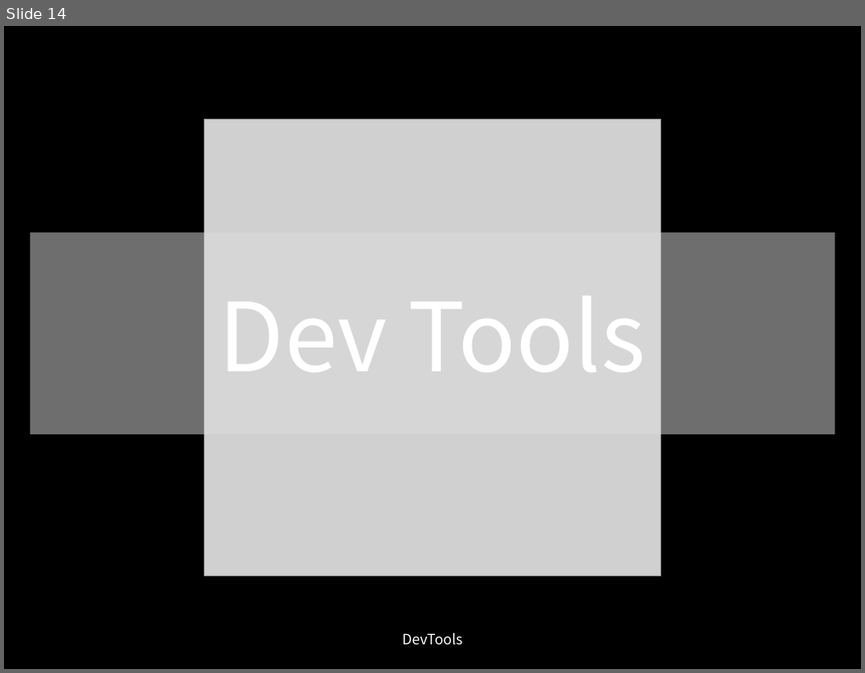
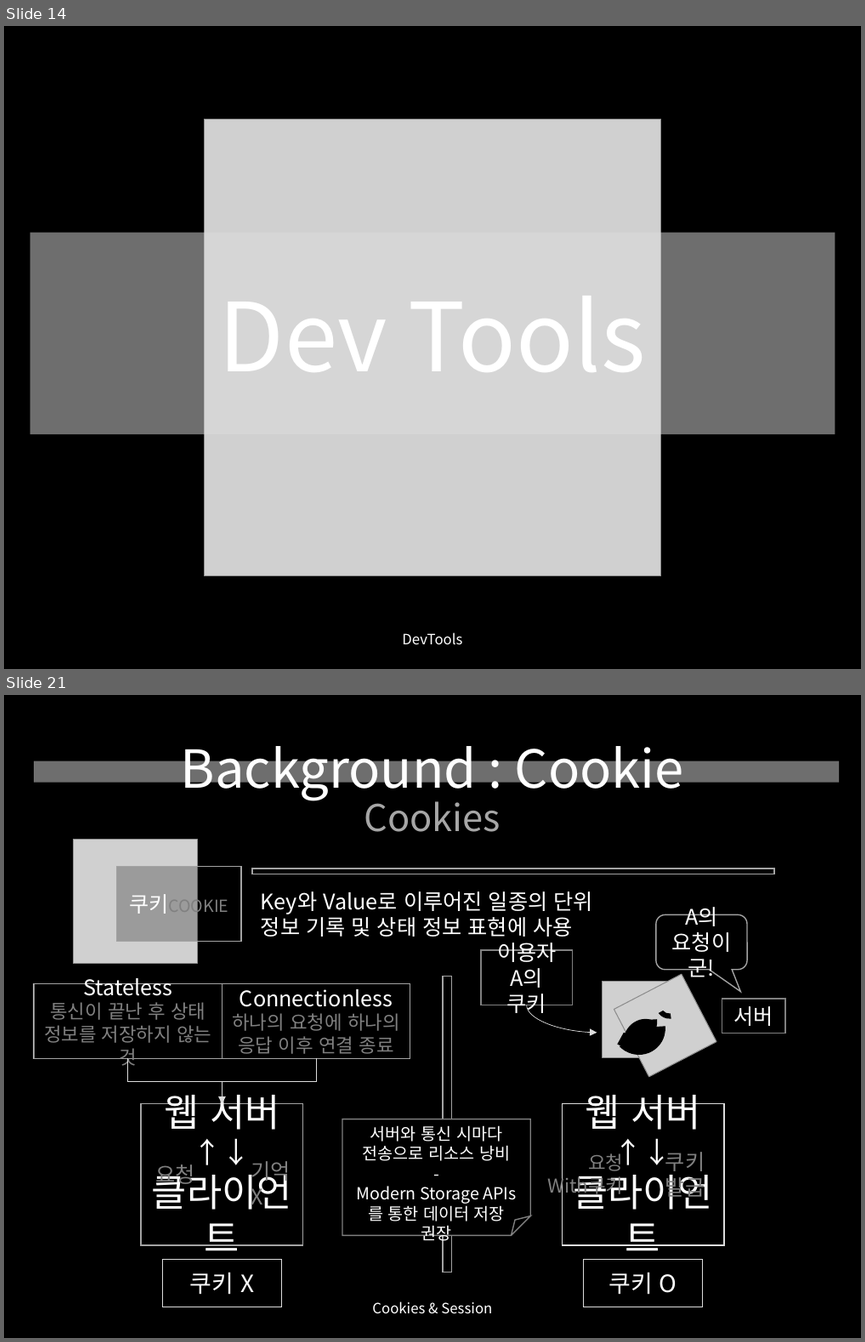
Before and after one commit to yusooo/Hacking, a slide deck: 웹해킹 정리.pptx. Shown one above the other, each under a label of ours: slide 14 before the commit, slides 14 and 21 after it; the slides between them are not shown. The pictures are 865x673 and 865x1342 pixels, drawn with LibreOffice and Linux fonts; fonts in the diff are those of the drawing; grey boxes stand for pictures. Boxes give left, top, right and bottom in pixels: in the first picture for what was removed or moved away, otherwise in the second. Text is boxed around its words. In the diff, an @@ line names an element or a change of style, - is before the commit and + after.

```diff
--- a/웹해킹 정리.pptx
+++ b/웹해킹 정리.pptx
@@ slide 21 added at [4, 695, 861, 1338], background #000000 @@
@@ rectangle added at [34, 761, 839, 783], fill #DDDDDD at 50% opacity @@
@@ title added at [181, 746, 684, 832], 44 pt, text #FFFFFF @@
+Background : Cookie
+Cookies
@@ picture added at [74, 839, 198, 964] @@
@@ rectangle added at [117, 867, 241, 941], fill #000000 at 25% opacity, outline #A3A3A3 1 pt, 14 pt, text #808080 @@
+쿠키COOKIE
@@ rectangle added at [252, 868, 774, 874], fill #000000, outline #A3A3A3 1 pt @@
@@ text added at [261, 891, 592, 936], 18 pt, text #FFFFFF @@
+Key와 Value로 이루어진 일종의 단위
+정보 기록 및 상태 정보 표현에 사용
@@ group added at [481, 914, 785, 1077]: 4 arch (boxed as its full ring)s, 2 pictures, 2 rectangles, 1 curved arrow, 1 rounded speech box @@
+서버
+이용자 A의 쿠키
+A의 요청이군!
@@ rectangle added at [443, 976, 452, 1271], fill #000000, outline #A3A3A3 1 pt @@
@@ folded corner added at [342, 1119, 531, 1236], fill #000000, outline #808080 1 pt, 14 pt, text #FFFFFF @@
+서버와 통신 시마다 전송으로 리소스 낭비
+-
+Modern Storage APIs를 통한 데이터 저장 권장
@@ rectangle added at [562, 1104, 724, 1245], fill #000000, outline #DDDDDD 1 pt, 32 pt, text #FFFFFF @@
+웹 서버
+↑↓
+클라이언트
@@ group added at [34, 984, 704, 1245]: 4 texts, 3 rectangles, 2 elbow arrows @@
+웹 서버
+↑↓
+클라이언트
+Connectionless
+하나의 요청에 하나의 응답 이후 연결 종료
+Stateless
+통신이 끝난 후 상태 정보를 저장하지 않는 것
+기억 X
+요청
+쿠키 발급
+요청
+With쿠키
@@ rectangle added at [162, 1259, 282, 1308], fill #000000, outline #DDDDDD 1 pt, 20 pt, text #FFFFFF @@
+쿠키 X
@@ rectangle added at [583, 1259, 703, 1308], fill #000000, outline #DDDDDD 1 pt, 20 pt, text #FFFFFF @@
+쿠키 O
@@ text added at [372, 1301, 492, 1314], 12 pt, text #FFFFFF @@
+Cookies & Session
```
Also in this commit, not shown: 2 slides changed, 11 other slides added.
